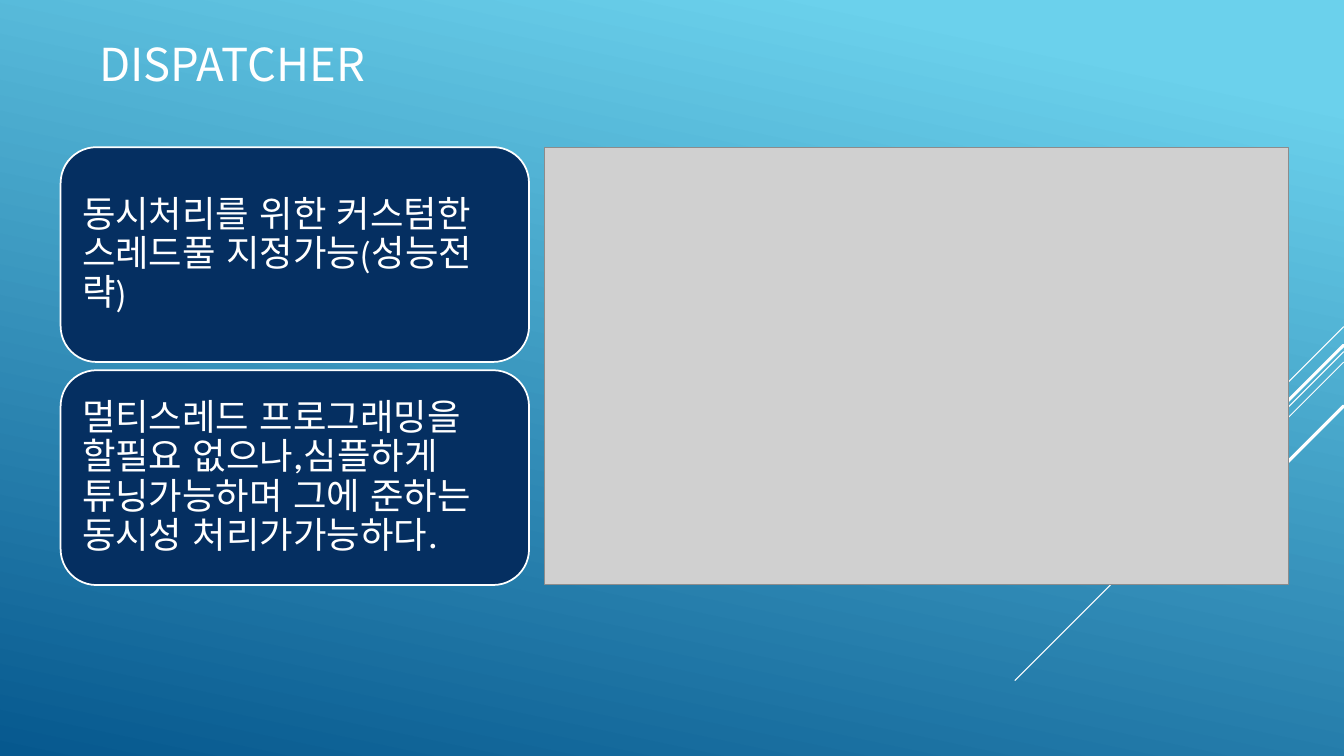
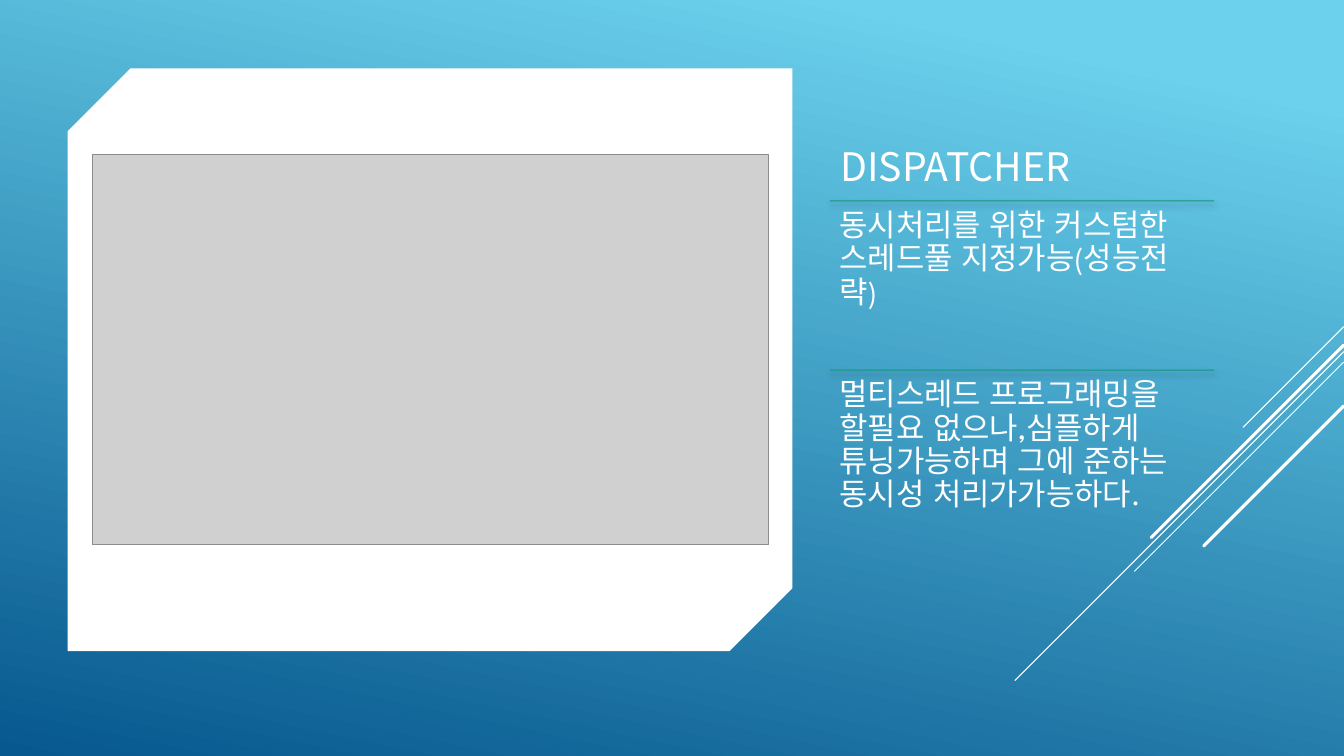
Before and after one commit to psmon/AkkaForNetCore, a slide deck: slide 16 of Doc/AKKA Introduce.pptx. Drawn at 1344x756 pixels with LibreOffice and Linux fonts; fonts in the diff are those of the drawing; grey boxes stand for pictures. Boxes give left, top, right and bottom in pixels: in the first picture for what was removed or moved away, otherwise in the second. Text is boxed around its words. In the diff, an @@ line names an element or a change of style, - is before the commit and + after.

```diff
--- a/Doc/AKKA Introduce.pptx
+++ b/Doc/AKKA Introduce.pptx
@@ snip diag rect added at [68,69,792,651], fill #FFFFFF @@
@@ title "DISPATCHER": place and size @@
-title "DISPATCHER" at [99,47,365,82]
+title "DISPATCHER" at [840,152,1070,182]
@@ title "DISPATCHER" at [840,152,1070,182]: size 32.4 to 28 pt; vertical alignment middle to bottom @@
@@ rounded rectangle removed at [60,147,529,362] @@
@@ picture removed at [544,148,1288,585] @@
@@ picture added at [93,154,768,544] @@
@@ text "동시처리를 위한 커스텀한 스레드풀 지정가능(성능전략)": place and size @@
-text "동시처리를 위한 커스텀한 스레드풀 지정가능(성능전략)" at [82,197,472,313]
+text "동시처리를 위한 커스텀한 스레드풀 지정가능(성능전략)" at [840,210,1168,309]
@@ text "동시처리를 위한 커스텀한 스레드풀 지정가능(성능전략)" at [840,210,1168,309]: size 26 to 22 pt; less space between paragraphs; vertical alignment middle to top @@
@@ line added from (831, 201) to (1214, 201), #14967C 0.75 pt @@
@@ rounded rectangle removed at [60,370,529,585] @@
@@ text "멀티스레드 프로그래밍을 할필요 없으나,심플하게 튜닝가능하며 ..." at [840,379,1168,508]: size 26 to 22 pt; less space between paragraphs; vertical alignment middle to top @@
@@ text "멀티스레드 프로그래밍을 할필요 없으나,심플하게 튜닝가능하며 ...": place and size @@
-text "멀티스레드 프로그래밍을 할필요 없으나,심플하게 튜닝가능하며 ..." at [82,400,470,551]
+text "멀티스레드 프로그래밍을 할필요 없으나,심플하게 튜닝가능하며 ..." at [840,379,1168,508]
@@ line added from (831, 370) to (1214, 370), #14967C 0.75 pt @@
@@ group removed at [1015,327,1344,681]: 5 lines @@
@@ group added at [1015,327,1344,681]: 5 lines @@
```
Also in this commit, not shown: 18 other slides changed, 1 slide added, 1 other file.
